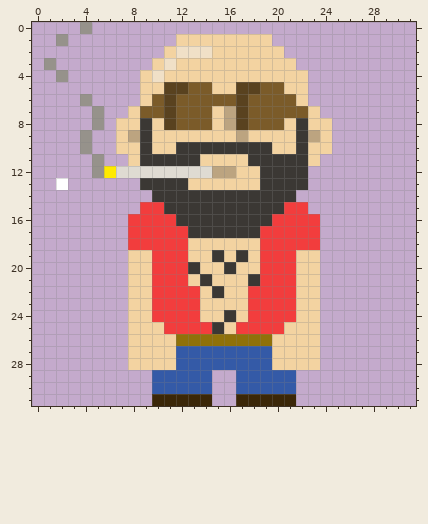
One commit to this pixel-art sprite: Shiro/Assets/Sprites/João (Frame 2).png. The first picture shows the starting point.
The file is 32x32 pixels.
After the commit:
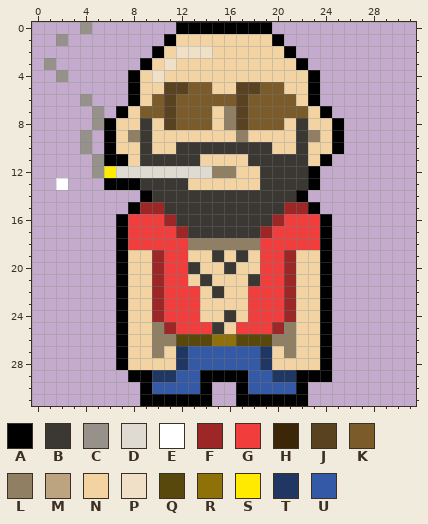
Palette (. is transparent): A #000000  B #3b3834  C #96928b  D #dfdbd2  E #ffffff  F #9d2727  G #f23d3d  H #3b2708  J #59421f  K #7b5b29  L #917f63  M #bca480  N #f3d3a1  P #f0e0c7  Q #59480c  R #8f710a  S #ffea00  T #203663  U #345aa7
Edits made:
There is now colour A in row 0 at x 12 to 19; in row 1 at x 11 and 20; in row 2 at x 10 and 21; in row 3 at x 9 and 22; in rows 4 to 6 at x 8 and 23; in row 7 at x 7 and 24.
There is now colour A in rows 8 to 10 at x 6 and 25; in row 11 at x 6 to 7 and 24; in row 12 at x 23; in row 13 at x 6 to 8 and 23; in row 14 at x 9 and 22; in row 15 at x 8 and 23.
There is now colour A in rows 16 to 28 at x 7 and 24; in row 29 at x 8 to 9, 15 to 16 and 22 to 24; in rows 30 to 31 at x 9 and 22.
The edit turns colour H into colour A in row 31 at x 10 to 14 and 17 to 21.
The edit turns colour U into colour A in rows 29 to 30 at x 14 and 17.
The edit turns colour G into colour F in row 15 at x 9 to 10 and 21 to 22; in row 16 at x 11 and 20; in row 17 at x 12 and 19; in rows 19 to 24 at x 10 and 21; in row 25 at x 11 and 20.
The edit turns colour M into colour L in rows 7 to 8 at x 16; in row 9 at x 8, 17 and 23; in row 12 at x 15 to 16.
The edit turns colour N into colour L in row 18 at x 13 to 18; in row 25 at x 10 and 21; in row 26 at x 10 to 11 and 20 to 21; in row 27 at x 10 and 21.
The edit turns colour R into colour Q in row 26 at x 12 to 14 and 17 to 19.
The edit turns colour U into colour T in rows 27 to 28 at x 12 and 19; in row 29 at x 10 to 11 and 20 to 21.
Boxes around the changes in both pictures, in picture pixels (x1, y1, x2, y2):
changed: (104, 22, 344, 406)
